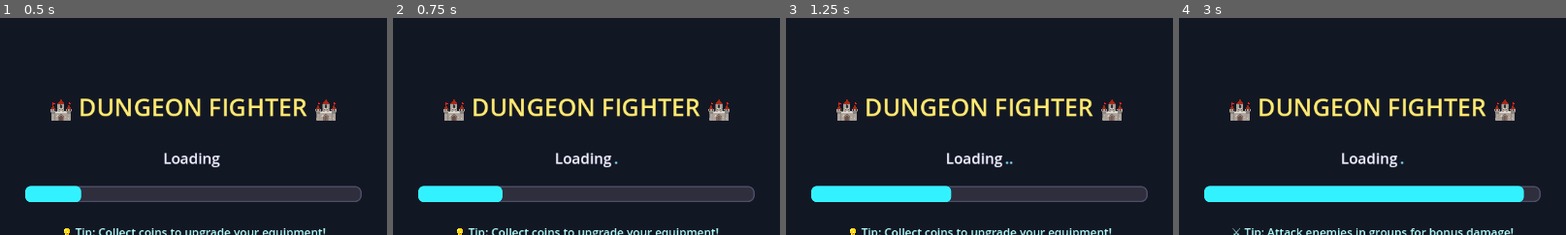
Above: before the commit, frames 1-4 (left to right).
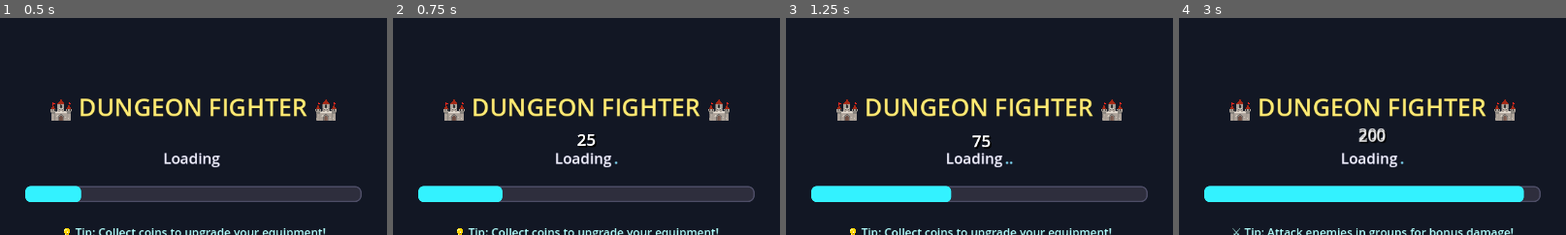
Above: after the commit, the same moments.

Repository: thaner66666666/game-1
Game: Godot game, scene res://Scenes/main.tscn
The game is run twice, just before and just after one commit, with the same random seed, the same clock (stepped at 60 frames per second) and the same inputs.
Inputs (mouse positions are % of the whole screen's width and height, from its top left):
- Up to frame 1 (0.5 s): no input
- Up to frame 2 (0.75 s): tap Enter (ui_accept) at 0.5 s; move the mouse to (72, 45) at 0.52 s; press the mouse at (72, 45) at 0.53 s; hold D (move_right) from 0.53 s (still down)
- Up to frame 3 (1.25 s): keep holding D (move_right); tap Enter (ui_accept) at 0.77, 0.8, 1.07 s
- Up to frame 4 (3 s): move the mouse to (30, 55) at 1.27 s; release D (move_right) at 1.28 s; release the mouse at (30, 55) at 1.28 s; hold S (move_down) 1.28-2.03 s; tap Enter (ui_accept) at 1.35, 1.52, 1.82, 2.3 s; click (30, 55) at 1.55 s; move the mouse to (60, 28) at 2.02 s; press the mouse at (60, 28) at 2.03 s; hold D (move_right) 2.03-2.78 s; move the mouse to (45, 70) at 2.77 s; release the mouse at (45, 70) at 2.78 s; hold W (move_up) from 2.78 s (still down); tap Space (dash) at 2.85 s
The pictures show only the part of the screen within x 25-75%, y 15-65%; the shares and areas given below are measured in that part.

Frame 1 is identical in both runs. In frame 2, 0.2% of the frame differs, in the area x 47-53%, y 53-60%; in frame 3, 0.2%; in frame 4, 0.4%, in the area x 46-54%, y 50-58%.

Commit message:
Improve damage number system robustness and pooling
Refactors damage_numbers.gd for more robust scene/camera detection, label pooling, and performance safeguards. Adds a health monitor timer, label pooling to reduce node churn, and limits on label count. Updates player.gd to allow testing damage numbers with the 'ui_accept' action. Improves code clarity, error handling, and debug output.

Diff:
--- a/dot gds/damage_numbers.gd
+++ b/dot gds/damage_numbers.gd
@@ -1,10 +1,13 @@
-# damage_numbers.gd - Godot 4.1+ robust version
+# damage_numbers.gd - Godot 4.1+ FIXED VERSION
 extends Node
 
 @export var damage_font_size = 24
 @export var float_height = 1.5
 @export var fade_duration = 1.0
 @export var combine_window := 0.5
+
+const MAX_LABELS = 32
+const MIN_FPS = 30
 
 const DAMAGE_COLORS = {
 	"normal": Color.WHITE,
@@ -18,140 +21,201 @@
 var label_last_position: Dictionary = {}
 var label_timers: Dictionary = {}
 var label_fading: Dictionary = {}
+var label_pool: Array = []
 
 var current_scene: Node
 var camera: Camera3D
-
-# Godot 4.1+ safe initialization with scene/camera validation
+var health_monitor_timer: Timer
+var _previous_scene = null
+
+# FIXED: Single clean initialization
 func _ready():
 	add_to_group("damage_numbers")
 	_update_scene_references()
+
+	# Track scene changes
 	if get_tree():
 		get_tree().tree_changed.connect(_on_scene_changed)
-
-# Call this from any script: for node in get_tree().get_nodes_in_group("damage_numbers"): node.call_show_damage(50, player, "normal")
-# This is a group-callable wrapper for beginners
-func call_show_damage(amount: int, entity: Node3D, damage_type: String = "normal"):
-	show_damage(amount, entity, damage_type)
-
-# Robust camera and scene detection for Godot 4.1+
+		_previous_scene = get_tree().current_scene
+
+	# Health monitor setup
+	health_monitor_timer = Timer.new()
+	health_monitor_timer.wait_time = 30.0
+	health_monitor_timer.one_shot = false
+	health_monitor_timer.timeout.connect(_report_health_status)
+	add_child(health_monitor_timer)
+	health_monitor_timer.start()
+
+	print("✅ DamageNumbers: System initialized")
+
+# FIXED: Simplified scene and camera detection
 func _update_scene_references():
+	# Get current scene
 	if get_tree():
 		current_scene = get_tree().current_scene
 	else:
 		current_scene = null
+
+	# Get camera - prioritize viewport camera
 	camera = null
 	if get_viewport():
 		camera = get_viewport().get_camera_3d()
+
+	# Fallback: search for active camera in scene
 	if not is_instance_valid(camera) and is_instance_valid(current_scene):
-		for node in current_scene.get_children():
-			if node is Camera3D:
-				camera = node
-				break
+		camera = _find_active_camera(current_scene)
+
+	# Final fallback: any camera in groups
 	if not is_instance_valid(camera) and get_tree():
-		for node in get_tree().get_nodes_in_group("cameras"):
-			if node is Camera3D:
-				camera = node
-				break
-	if not is_instance_valid(camera) and get_tree():
-		for node in get_tree().get_nodes_in_group("*"):
-			if node is Camera3D:
-				camera = node
-				break
+		var cameras = get_tree().get_nodes_in_group("cameras")
+		if cameras.size() > 0:
+			camera = cameras[0]
+
 	if not is_instance_valid(camera):
 		print("⚠️ DamageNumbers: No valid camera found!")
+	else:
+		print("✅ DamageNumbers: Camera found: ", camera.name)
+
+func _find_active_camera(node: Node) -> Camera3D:
+	if node is Camera3D and node.is_current():
+		return node
+	for child in node.get_children():
+		var found = _find_active_camera(child)
+		if found:
+			return found
+	return null
 
 func _on_scene_changed():
-	print("DamageNumbers: Scene changed, updating references")
-	_clear_all_labels()
-	call_deferred("_update_scene_references")
+	var new_scene = get_tree().current_scene if get_tree() else null
+	if new_scene != _previous_scene:
+		print("DamageNumbers: Scene changed, clearing labels")
+		_clear_all_labels()
+		_previous_scene = new_scene
+		call_deferred("_update_scene_references")
 
 func _clear_all_labels():
-	print("DamageNumbers: Clearing labels")
+	print("DamageNumbers: Clearing ", floating_labels.size(), " labels")
+
+	# Clean up floating labels
 	for entity in floating_labels.keys():
 		var label = floating_labels[entity]
 		if is_instance_valid(label):
 			label.queue_free()
+
+	# Clean up pooled labels
+	for label in label_pool:
+		if is_instance_valid(label):
+			label.queue_free()
+
+	# Clear all data structures
+	label_pool.clear()
 	floating_labels.clear()
 	label_last_position.clear()
 	label_timers.clear()
 	label_fading.clear()
 
-func _process(_delta):
-	var now = Time.get_ticks_msec() / 1000.0
+func _process(delta):
+	# Performance check
+	if Engine.get_frames_per_second() < MIN_FPS:
+		return
+
+	var now_time = Time.get_ticks_msec() / 1000.0
+
+	# Update all floating labels
 	for entity in floating_labels.keys().duplicate():
 		var label = floating_labels[entity] as Label
+
+		if not is_instance_valid(label):
+			_clear_entity_data(entity)
+			continue
+
+		# Update position if entity is valid
 		if is_instance_valid(entity):
 			_update_label_position(label, entity)
 			label_last_position[entity] = entity.global_position
-		elif is_instance_valid(label):
-			if entity in label_last_position:
-				var world_pos = label_last_position[entity] + Vector3(0, float_height, 0)
-				var screen_pos = _world_to_screen(world_pos)
-				if screen_pos != Vector2(-1, -1):
-					label.position = screen_pos - (label.size / 2)
-					label.visible = true
-				else:
-					label.visible = false
+		elif entity in label_last_position:
+			# Use last known position if entity is gone
+			var world_pos = label_last_position[entity] + Vector3(0, float_height, 0)
+			var screen_pos = _world_to_screen(world_pos)
+			if screen_pos != Vector2(-1, -1):
+				label.position = screen_pos - (label.size / 2)
+				label.visible = true
+			else:
+				label.visible = false
 		else:
 			_clear_entity_data(entity)
 			continue
+
+		# Handle fading
 		if entity in label_timers and is_instance_valid(label):
-			var time_since_last = now - label_timers[entity]
+			var time_since_last = now_time - label_timers[entity]
 			if not label_fading.get(entity, false) and time_since_last > combine_window:
 				label_fading[entity] = true
 				_start_fade(label, entity)
 
-# Show a damage number above an entity
+# Main API function - call this to show damage
 func show_damage(damage_amount: int, entity: Node3D, damage_type: String = "normal"):
 	if not is_instance_valid(entity):
 		push_error("DamageNumbers: Entity is not valid!")
 		return
+
+	print("DamageNumbers: Showing damage ", damage_amount, " on ", entity.name)
 	_create_or_update_label(entity, str(damage_amount), damage_type)
 
-# Show a heal number above an entity
+# Call this for healing numbers
 func show_heal(heal_amount: int, entity: Node3D):
 	if not is_instance_valid(entity):
 		push_error("DamageNumbers: Entity is not valid!")
 		return
+
 	_create_or_update_label(entity, "+" + str(heal_amount), "heal")
 
-# Create or update a floating label for an entity
+# Group-callable wrapper for easy access
+func call_show_damage(amount: int, entity: Node3D, damage_type: String = "normal"):
+	show_damage(amount, entity, damage_type)
+
 func _create_or_update_label(entity: Node3D, text: String, damage_type: String):
+	# Check label limit
+	if floating_labels.size() >= MAX_LABELS:
+		print("⚠️ DamageNumbers: Max labels reached, skipping")
+		return
+
+	# Ensure scene is valid
 	if not is_instance_valid(current_scene):
-		print("⚠️ DamageNumbers: No valid scene to add labels to")
+		print("⚠️ DamageNumbers: No valid scene, updating references")
 		_update_scene_references()
 		if not is_instance_valid(current_scene):
+			print("❌ DamageNumbers: Still no valid scene!")
 			return
-	if not is_instance_valid(entity):
-		push_error("DamageNumbers: Entity is not valid!")
-		return
-	var label: Label
-	var now = Time.get_ticks_msec() / 1000.0
+
+	var damage_label: Label
+	var now_time = Time.get_ticks_msec() / 1000.0
+
+	# Update existing label if present
 	if entity in floating_labels:
-		label = floating_labels[entity] as Label
-		if is_instance_valid(label):
-			_update_existing_label(label, text)
-			label_timers[entity] = now
+		damage_label = floating_labels[entity] as Label
+		if is_instance_valid(damage_label):
+			_update_existing_label(damage_label, text)
+			label_timers[entity] = now_time
 			label_fading[entity] = false
-			label.modulate.a = 1.0
+			damage_label.modulate.a = 1.0
 			return
 		else:
 			_clear_entity_data(entity)
-	label = _create_label(text, damage_type)
-	floating_labels[entity] = label
-	if is_instance_valid(current_scene):
-		current_scene.add_child(label)
-	else:
-		print("⚠️ DamageNumbers: Cannot add label - scene is invalid")
-		label.queue_free()
-		return
-	_update_label_position(label, entity)
+
+	# Create new label
+	damage_label = _get_label_from_pool(text, damage_type)
+	floating_labels[entity] = damage_label
+
+	# Add to scene
+	current_scene.add_child(damage_label)
+
+	# Position and initialize
+	_update_label_position(damage_label, entity)
 	label_last_position[entity] = entity.global_position
-	label_timers[entity] = now
+	label_timers[entity] = now_time
 	label_fading[entity] = false
 
-# Create a new Label node for the damage number
 func _create_label(text: String, damage_type: String) -> Label:
 	var label = Label.new()
 	label.text = text
@@ -159,13 +223,28 @@
 	label.horizontal_alignment = HORIZONTAL_ALIGNMENT_CENTER
 	label.vertical_alignment = VERTICAL_ALIGNMENT_CENTER
 	label.z_index = 100
+
+	# Styling
 	label.add_theme_font_size_override("font_size", damage_font_size)
 	label.add_theme_color_override("font_color", DAMAGE_COLORS.get(damage_type, DAMAGE_COLORS["normal"]))
 	label.add_theme_color_override("font_shadow_color", Color.BLACK)
 	label.add_theme_constant_override("shadow_offset_x", 2)
 	label.add_theme_constant_override("shadow_offset_y", 2)
-	print("DamageNumbers: Created label for ", text, " type=", damage_type)
+
 	return label
+
+func _get_label_from_pool(text: String, damage_type: String) -> Label:
+	# Reuse from pool if available
+	if label_pool.size() > 0:
+		var label = label_pool.pop_back()
+		label.text = text
+		label.modulate.a = 1.0
+		label.visible = true
+		label.add_theme_color_override("font_color", DAMAGE_COLORS.get(damage_type, DAMAGE_COLORS["normal"]))
+		return label
+
+	# Create new if pool is empty
+	return _create_label(text, damage_type)
 
 func _update_existing_label(label: Label, new_text: String):
 	if is_instance_valid(label):
@@ -177,29 +256,35 @@
 func _update_label_position(label: Label, entity: Node3D):
 	if not is_instance_valid(label) or not is_instance_valid(entity):
 		return
+
 	var world_pos = entity.global_position + Vector3(0, float_height, 0)
 	var screen_pos = _world_to_screen(world_pos)
+
 	if screen_pos != Vector2(-1, -1):
 		label.position = screen_pos - (label.size / 2)
 		label.visible = true
 	else:
 		label.visible = false
 
-# Project a 3D world position to 2D screen coordinates
 func _world_to_screen(world_pos: Vector3) -> Vector2:
 	if not is_instance_valid(camera):
 		_update_scene_references()
 		if not is_instance_valid(camera):
 			return Vector2(-1, -1)
+
 	var screen_pos = camera.unproject_position(world_pos)
 	var viewport_size = get_viewport().get_visible_rect().size
+
+	# Check if on screen
 	if screen_pos.x < 0 or screen_pos.x > viewport_size.x or screen_pos.y < 0 or screen_pos.y > viewport_size.y:
 		return Vector2(-1, -1)
+
 	return screen_pos
 
 func _start_fade(label: Label, entity: Node3D):
 	if not is_instance_valid(label):
 		return
+
 	var tween = create_tween()
 	tween.set_parallel(true)
 	tween.tween_property(label, "modulate:a", 0.0, fade_duration)
@@ -207,15 +292,30 @@
 	tween.tween_callback(_remove_label.bind(entity)).set_delay(fade_duration)
 
 func _remove_label(entity: Node3D):
+	if entity in floating_labels:
+		var label = floating_labels[entity]
+		if is_instance_valid(label):
+			label.visible = false
+			label_pool.append(label)
 	_clear_entity_data(entity)
 
 func _clear_entity_data(entity: Node3D):
 	if entity in floating_labels:
 		var label = floating_labels[entity]
 		if is_instance_valid(label):
-			print("DamageNumbers: Destroying label for entity ", entity)
-			label.queue_free()
+			label.visible = false
+			label_pool.append(label)
 		floating_labels.erase(entity)
+
 	label_last_position.erase(entity)
 	label_timers.erase(entity)
 	label_fading.erase(entity)
+
+func _report_health_status():
+	var cam_status = is_instance_valid(camera)
+	var scene_status = is_instance_valid(current_scene)
+	print("[DamageNumbers Health] Camera: ", cam_status, " Scene: ", scene_status, " Labels: ", floating_labels.size())
+
+	if not cam_status or not scene_status:
+		print("[DamageNumbers Health] Attempting recovery...")
+		_update_scene_references()
--- a/dot gds/player.gd
+++ b/dot gds/player.gd
@@ -492,6 +492,11 @@
 	if Input.is_key_pressed(KEY_F6):
 		print("[Debug] is_inside_tree(): ", is_inside_tree())
 		_spawn_debug_ally()
+	# DEBUG: Test damage numbers with ENTER (ui_accept)
+	if Input.is_action_just_pressed("ui_accept"):
+		for node in get_tree().get_nodes_in_group("damage_numbers"):
+			if node.has_method("call_show_damage"):
+				node.call_show_damage(25, self, "normal")
 
 func _spawn_debug_ally():
 	# Check if node is NOT in scene tree before proceeding
